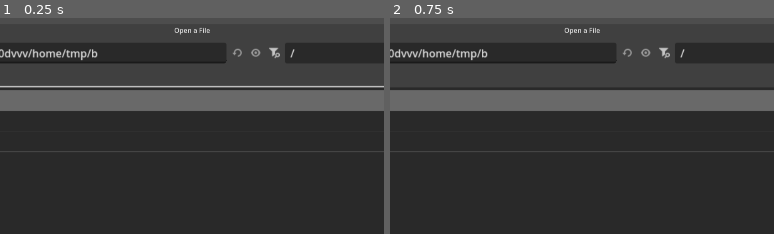
Above: before the commit, frames 1-2 (left to right).
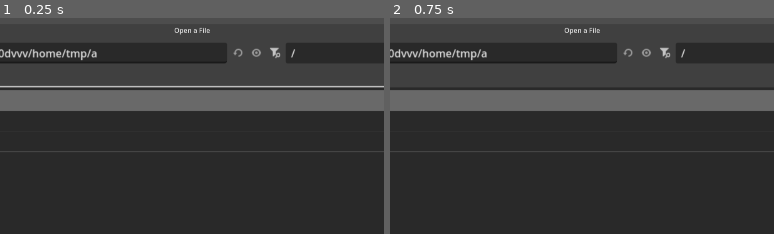
Above: after the commit, the same moments.

Repository: sirseagull69/PokemonSoulSilver-HD
Game: Godot game, scene res://main.tscn
Two runs of this game, one before a commit and one after it. Both use one fixed random seed, a clock stepped at 60 frames per second and the inputs below.
Inputs (mouse positions are % of the whole screen's width and height, from its top left):
- Up to frame 1 (0.25 s): no input
- Up to frame 2 (0.75 s): click (34, 87) at 0.52 s; type "12" at 0.6 s
The pictures show only the part of the screen within x 27-77%, y 0-50%; the shares and areas given below are measured in that part.

The runs differ from the first frame. In frame 1, 0.2% of the frame differs, in the area x 23-77%, y 13-21%; in frame 2, 0.2%.

Commit message:
0.4: Wetter-Kombinationen, Gewitter, Sturm, Bodennebel, Pfützen
Co-Authored-By: Claude Opus 5.5 <noreply@anthropic.com>
Claude-Session: https://claude.ai/code/session_01FfpmogJasVcYYCnjjh3x2Q

Diff:
--- a/engine/world/atmosphere.gd
+++ b/engine/world/atmosphere.gd
@@ -1,23 +1,45 @@
 class_name Atmosphere
 extends Node3D
 ## Tageszeit, Wetter und Licht-Stimmung in einem Knoten.
+## Wetter = Mischung aus Wolken, Regen, Nebel, Wind, Gewitter und Wärme.
 ## Alles wird weich überblendet; es gibt nur EINE WorldEnvironment.
 
-enum Wetter { KLAR, WOLKIG, REGEN, NEBEL }
-const WETTER_NAMEN := ["Klar", "Wolkig", "Regen", "Nebel"]
+# Wolken, Regen, Nebel, Wind, Gewitter, Wärme (0..1)
+const PRESETS := [
+	["Sonnig",            [0.05, 0.0, 0.0, 0.2, 0.0, 1.0]],
+	["Klar",              [0.2, 0.0, 0.0, 0.3, 0.0, 0.5]],
+	["Wolkig",            [0.7, 0.0, 0.1, 0.5, 0.0, 0.0]],
+	["Nebel",             [0.5, 0.0, 1.0, 0.1, 0.0, 0.0]],
+	["Nebel + Niesel",    [0.8, 0.35, 0.8, 0.2, 0.0, 0.0]],
+	["Regen",             [0.9, 0.75, 0.25, 0.6, 0.0, 0.0]],
+	["Gewitter",          [1.0, 1.0, 0.3, 0.85, 1.0, 0.0]],
+	["Sturm",             [0.85, 0.5, 0.15, 1.0, 0.3, 0.0]],
+]
 
 var time_of_day := 13.0          # 0..24
 var _target_time := 13.0
-var wetter := Wetter.KLAR
+var preset := 1
 var effects := true
-var _w := [1.0, 0.0, 0.0, 0.0]   # aktuelle Wetter-Gewichte (weich)
+# aktuelle (weich laufende) Werte
+var clouds := 0.2
+var rain := 0.0
+var fog := 0.0
+var wind := 0.3
+var storm := 0.0
+var warmth := 0.5
+var wetness := 0.0               # sammelt sich bei Regen, trocknet danach
 
 var env := Environment.new()
 var _we := WorldEnvironment.new()
 var sun := DirectionalLight3D.new()
 var _clouds := Decal.new()
+var _puddles := Decal.new()
 var _rain := GPUParticles3D.new()
+var _rain_pm := ParticleProcessMaterial.new()
 var _lamps: Array[OmniLight3D] = []
+var _flash := 0.0
+var _next_flash := 4.0
+var _cloud_off := Vector2.ZERO
 var follow: Node3D               # Regen folgt diesem Knoten (Kamera-Fokus)
 
 
@@ -31,8 +53,9 @@
 	add_child(sun)
 	_setup_env()
 	_setup_clouds()
+	_setup_puddles()
 	_setup_rain()
-	_apply(1.0)
+	_apply(0.0)
 
 
 func _setup_env() -> void:
@@ -50,50 +73,84 @@
 	env.glow_hdr_threshold = 0.95
 	env.adjustment_enabled = true
 	env.fog_enabled = true
-	# Volumetrischer Nebel = sichtbare Sonnenstrahlen zwischen Bäumen und Häusern
+	env.fog_height = 1.5             # Bodennebel unterhalb dieser Höhe dichter
 	env.volumetric_fog_enabled = true
-	env.volumetric_fog_density = 0.012
 	env.volumetric_fog_length = 48.0
 	env.volumetric_fog_detail_spread = 2.0
-	env.volumetric_fog_ambient_inject = 0.15
+	env.volumetric_fog_ambient_inject = 0.25
 	env.volumetric_fog_anisotropy = 0.6
-
-
-## Wandernde Wolkenschatten: großes Decal mit Rauschen, das langsam driftet.
-func _setup_clouds() -> void:
+	env.ssr_max_steps = 48
+	env.ssr_fade_in = 0.1
+	env.ssr_fade_out = 1.5
+
+
+static func _noise_tex(freq: float, a: float, b: float, alpha_max: float, size := 512) -> NoiseTexture2D:
 	var noise := FastNoiseLite.new()
 	noise.noise_type = FastNoiseLite.TYPE_SIMPLEX_SMOOTH
-	noise.frequency = 0.006
+	noise.frequency = freq
 	noise.fractal_octaves = 4
 	var grad := Gradient.new()
 	grad.set_color(0, Color(0, 0, 0, 0))
-	grad.set_color(1, Color(0, 0, 0, 1))
-	grad.add_point(0.45, Color(0, 0, 0, 0))
-	grad.add_point(0.62, Color(0, 0, 0, 0.85))
+	grad.set_color(1, Color(0, 0, 0, alpha_max))
+	grad.add_point(a, Color(0, 0, 0, 0))
+	grad.add_point(b, Color(0, 0, 0, alpha_max))
 	var tex := NoiseTexture2D.new()
-	tex.width = 512
-	tex.height = 512
+	tex.width = size
+	tex.height = size
 	tex.seamless = true
 	tex.noise = noise
 	tex.color_ramp = grad
-	_clouds.texture_albedo = tex
+	return tex
+
+
+## Wandernde Wolkenschatten.
+func _setup_clouds() -> void:
+	_clouds.texture_albedo = _noise_tex(0.006, 0.45, 0.62, 0.85)
 	_clouds.size = Vector3(220, 80, 220)
 	_clouds.position = Vector3(0, 20, 0)
-	_clouds.albedo_mix = 1.0
 	_clouds.upper_fade = 0.0
 	_clouds.lower_fade = 0.0
 	add_child(_clouds)
 
 
+## Pfützen: dunkle, glatte Flecken, die bei Nässe auftauchen und spiegeln (SSR).
+func _setup_puddles() -> void:
+	var mask := _noise_tex(0.02, 0.58, 0.66, 0.55, 512)
+	# ORM: R=AO, G=Rauheit, B=Metall – glatt in den Pfützen
+	var orm_noise := FastNoiseLite.new()
+	orm_noise.noise_type = FastNoiseLite.TYPE_SIMPLEX_SMOOTH
+	orm_noise.frequency = 0.02
+	orm_noise.fractal_octaves = 4
+	var og := Gradient.new()
+	og.set_color(0, Color(1, 0.9, 0, 0))
+	og.set_color(1, Color(1, 0.02, 0, 1))
+	og.add_point(0.55, Color(1, 0.6, 0, 0.6))
+	og.add_point(0.62, Color(1, 0.02, 0, 1))
+	var orm := NoiseTexture2D.new()
+	orm.width = 512
+	orm.height = 512
+	orm.seamless = true
+	orm.noise = orm_noise
+	orm.color_ramp = og
+	_puddles.texture_albedo = mask
+	_puddles.texture_orm = orm
+	_puddles.size = Vector3(110, 30, 110)
+	_puddles.position = Vector3(0, 8, 0)
+	_puddles.upper_fade = 0.0
+	_puddles.lower_fade = 0.0
+	_puddles.normal_fade = 0.6       # nur auf flachem Boden, nicht an Wänden
+	_puddles.albedo_mix = 0.6
+	add_child(_puddles)
+
+
 func _setup_rain() -> void:
-	var pm := ParticleProcessMaterial.new()
-	pm.emission_shape = ParticleProcessMaterial.EMISSION_SHAPE_BOX
-	pm.emission_box_extents = Vector3(30, 0.5, 30)
-	pm.direction = Vector3(0.15, -1, 0.05)
-	pm.spread = 3.0
-	pm.initial_velocity_min = 28.0
-	pm.initial_velocity_max = 34.0
-	pm.gravity = Vector3(0, -20, 0)
+	_rain_pm.emission_shape = ParticleProcessMaterial.EMISSION_SHAPE_BOX
+	_rain_pm.emission_box_extents = Vector3(30, 0.5, 30)
+	_rain_pm.direction = Vector3(0.15, -1, 0.05)
+	_rain_pm.spread = 3.0
+	_rain_pm.initial_velocity_min = 28.0
+	_rain_pm.initial_velocity_max = 34.0
+	_rain_pm.gravity = Vector3(0, -20, 0)
 	var drop := QuadMesh.new()
 	drop.size = Vector2(0.03, 0.7)
 	var dm := StandardMaterial3D.new()
@@ -103,16 +160,16 @@
 	dm.billboard_mode = BaseMaterial3D.BILLBOARD_FIXED_Y
 	drop.material = dm
 	_rain.draw_pass_1 = drop
-	_rain.process_material = pm
-	_rain.amount = 3500
+	_rain.process_material = _rain_pm
+	_rain.amount = 5000
 	_rain.lifetime = 1.2
-	_rain.visibility_aabb = AABB(Vector3(-35, -40, -35), Vector3(70, 45, 70))
+	_rain.visibility_aabb = AABB(Vector3(-40, -40, -40), Vector3(80, 45, 80))
 	_rain.position = Vector3(0, 22, 0)
 	_rain.emitting = false
 	add_child(_rain)
 
 
-## Warme Lichter vor den Gebäuden, nur nachts. Positionen aus den geladenen Gebäuden.
+## Warme Lichter vor den Gebäuden, nur nachts / bei Schlechtwetter.
 func add_lamps_for(town: Node3D) -> void:
 	for c in town.get_children():
 		var mi := c as MeshInstance3D
@@ -120,12 +177,11 @@
 			continue
 		var bb := mi.mesh.get_aabb()
 		if bb.size.x < 3.0 or bb.size.y < 2.0:
-			continue   # nur Häuser, keine Zäune/Schilder
+			continue
 		var l := OmniLight3D.new()
 		l.light_color = Color(1.0, 0.72, 0.4)
 		l.omni_range = 5.5
 		l.light_energy = 0.0
-		l.shadow_enabled = false
 		l.position = mi.position + Vector3(bb.get_center().x, bb.position.y + 1.4, bb.end.z + 0.6)
 		town.add_child(l)
 		_lamps.append(l)
@@ -140,8 +196,12 @@
 
 
 func next_weather() -> String:
-	wetter = (wetter + 1) % 4
-	return WETTER_NAMEN[wetter]
+	preset = (preset + 1) % PRESETS.size()
+	return PRESETS[preset][0]
+
+
+func weather_name() -> String:
+	return PRESETS[preset][0]
 
 
 func set_effects(on: bool) -> void:
@@ -152,58 +212,85 @@
 	env.volumetric_fog_enabled = on
 	sun.shadow_enabled = on
 	_clouds.visible = on
+	_puddles.visible = on
 
 
 func _process(delta: float) -> void:
-	# Zeit weich zum Ziel laufen lassen (~3 s für einen Wechsel)
 	var d := _target_time - time_of_day
 	time_of_day += clamp(d, -delta * 3.0, delta * 3.0)
-	for i in 4:
-		_w[i] = move_toward(_w[i], 1.0 if i == wetter else 0.0, delta * 0.6)
+	var p: Array = PRESETS[preset][1]
+	var k := delta * 0.5
+	clouds = move_toward(clouds, p[0], k)
+	rain = move_toward(rain, p[1], k)
+	fog = move_toward(fog, p[2], k * 0.7)
+	wind = move_toward(wind, p[3], k)
+	storm = move_toward(storm, p[4], k)
+	warmth = move_toward(warmth, p[5], k)
+	# Nässe: steigt bei Regen (~10 s bis nass), trocknet langsam (~1 min)
+	if rain > 0.1:
+		wetness = min(wetness + delta * rain * 0.12, 1.0)
+	else:
+		wetness = max(wetness - delta * 0.018, 0.0)
+	# Blitze
+	_flash = max(_flash - delta * 6.0, 0.0)
+	if storm > 0.5 and effects:
+		_next_flash -= delta
+		if _next_flash <= 0.0:
+			_flash = 1.0
+			_next_flash = randf_range(2.5, 9.0)
+		elif _next_flash < 0.12 and _next_flash > 0.05:
+			_flash = max(_flash, 0.6)   # Doppelblitz
 	if follow:
 		_rain.global_position = follow.global_position + Vector3(0, 22, 0)
-	_clouds.position.x = fmod(_clouds.position.x + delta * 1.4, 220.0)
-	_clouds.position.z = fmod(_clouds.position.z + delta * 0.6, 220.0)
+	_cloud_off += Vector2(1.4, 0.6) * (0.5 + wind * 3.0) * delta
+	_clouds.position.x = fmod(_cloud_off.x, 220.0)
+	_clouds.position.z = fmod(_cloud_off.y, 220.0)
 	_apply(delta)
 
 
 func _apply(_delta: float) -> void:
-	# Tageslicht 0 (Nacht) .. 1 (Mittag), mit Dämmerung
 	var t := time_of_day
 	var daylight: float = clamp(sin((t - 6.0) / 12.0 * PI), 0.0, 1.0)
-	var dusk: float = clamp(1.0 - abs(daylight - 0.25) * 4.0, 0.0, 1.0)   # Abend-/Morgenrot
+	var dusk: float = clamp(1.0 - abs(daylight - 0.25) * 4.0, 0.0, 1.0)
 	var night := 1.0 - daylight
-
-	var wolkig: float = _w[1]
-	var regen: float = _w[2]
-	var nebel: float = _w[3]
-	var grau: float = clamp(wolkig * 0.5 + regen * 0.9 + nebel * 0.6, 0.0, 1.0)
-
-	# Sonne: Winkel folgt der Uhrzeit, nachts Mondlicht
+	var grau: float = clamp(clouds * 0.45 + rain * 0.5 + fog * 0.4 + storm * 0.3, 0.0, 1.0)
+
 	var elev: float = lerp(8.0, 58.0, daylight)
 	sun.rotation_degrees = Vector3(-elev, -35.0 + (t - 12.0) * 6.0, 0)
-	var sun_day := Color(1.0, 0.94, 0.82).lerp(Color(1.0, 0.62, 0.38), dusk)
-	var sun_col := sun_day.lerp(Color(0.55, 0.65, 1.0), night)
-	sun.light_color = sun_col.lerp(Color(0.8, 0.82, 0.88), grau)
-	sun.light_energy = lerp(0.22, 1.3, daylight) * (1.0 - grau * 0.65)
-
-	var sky_day := Color(0.55, 0.72, 0.95).lerp(Color(0.95, 0.6, 0.45), dusk * 0.7)
-	var sky := sky_day.lerp(Color(0.04, 0.06, 0.14), night).lerp(Color(0.5, 0.53, 0.58) * (0.3 + daylight * 0.7), grau)
+	var sun_day := Color(1.0, 0.94, 0.82).lerp(Color(1.0, 0.86, 0.6), warmth * 0.5).lerp(Color(1.0, 0.62, 0.38), dusk)
+	var sun_col := sun_day.lerp(Color(0.55, 0.65, 1.0), night).lerp(Color(0.8, 0.82, 0.88), grau)
+	sun.light_color = sun_col.lerp(Color(0.85, 0.9, 1.0), _flash)
+	sun.light_energy = lerp(0.22, 1.3 + warmth * 0.25, daylight) * (1.0 - grau * 0.7) + _flash * 4.0
+
+	var sky_day := Color(0.55, 0.72, 0.95).lerp(Color(0.48, 0.7, 1.0), warmth * 0.4).lerp(Color(0.95, 0.6, 0.45), dusk * 0.7)
+	var storm_sky := Color(0.32, 0.34, 0.4).lerp(Color(0.2, 0.21, 0.26), storm)
+	var sky := sky_day.lerp(Color(0.04, 0.06, 0.14), night).lerp(storm_sky * (0.35 + daylight * 0.65), grau)
+	sky = sky.lerp(Color(0.8, 0.85, 1.0), _flash * 0.7)
 	env.background_color = sky
-	env.ambient_light_color = Color(0.75, 0.8, 0.95).lerp(Color(0.25, 0.3, 0.55), night).lerp(Color(0.7, 0.72, 0.76), grau)
-	env.ambient_light_energy = lerp(0.35, 0.55, daylight) + grau * 0.15
-	env.adjustment_saturation = lerp(1.15, 0.85, grau)
-	env.adjustment_contrast = lerp(1.06, 0.98, grau)
-
-	env.fog_light_color = sky
-	env.fog_density = 0.004 + nebel * 0.03 + regen * 0.01
-	env.volumetric_fog_density = 0.012 + nebel * 0.03 + regen * 0.01
+	env.ambient_light_color = Color(0.75, 0.8, 0.95).lerp(Color(0.25, 0.3, 0.55), night).lerp(Color(0.68, 0.7, 0.75), grau)
+	env.ambient_light_energy = lerp(0.35, 0.55, daylight) + grau * 0.15 + _flash * 1.5
+	env.adjustment_saturation = lerp(1.15 + warmth * 0.08, 0.8, grau)
+	env.adjustment_contrast = lerp(1.06, 0.97, grau)
+
+	# Nebel: Fern-Nebel + dichter Bodennebel + volumetrisch (Lichtstrahlen)
+	env.fog_light_color = sky.lerp(Color(0.8, 0.82, 0.86), fog * 0.5)
+	env.fog_density = 0.003 + fog * 0.055 + rain * 0.012
+	env.fog_height_density = fog * 0.9
+	env.fog_aerial_perspective = 0.3
+	env.volumetric_fog_density = 0.01 + fog * 0.06 + rain * 0.012
 	env.volumetric_fog_albedo = Color(0.9, 0.92, 1.0)
 
-	_clouds.modulate = Color(1, 1, 1, clamp(0.18 + wolkig * 0.45 + regen * 0.3, 0.0, 0.75) * daylight)
-	_rain.emitting = regen > 0.3 and effects
-	_rain.amount_ratio = clamp(regen, 0.05, 1.0)
-
-	var lamp_e: float = clamp(night * 1.6 + grau * 0.4, 0.0, 1.6)
+	_clouds.modulate = Color(1, 1, 1, clamp(0.1 + clouds * 0.6, 0.0, 0.8) * daylight)
+
+	# Regen: Menge, Schräglage durch Wind
+	_rain.emitting = rain > 0.15 and effects
+	_rain.amount_ratio = clamp(rain, 0.05, 1.0)
+	_rain_pm.direction = Vector3(0.15 + wind * 0.9, -1, 0.05 + wind * 0.3)
+
+	# Pfützen + spiegelnder Boden
+	_puddles.modulate = Color(1, 1, 1, wetness)
+	env.ssr_enabled = effects and wetness > 0.15
+
+	var lamp_e: float = clamp(night * 1.6 + grau * 0.5, 0.0, 1.6)
 	for l in _lamps:
 		l.light_energy = lamp_e
--- a/engine/world/details.gd
+++ b/engine/world/details.gd
@@ -292,7 +292,7 @@
 	_leaves = GPUParticles3D.new()
 	_leaves.draw_pass_1 = leaf
 	_leaves.process_material = pm
-	_leaves.amount = 60
+	_leaves.amount = 160
 	_leaves.lifetime = 9.0
 	_leaves.preprocess = 9.0
 	_leaves.visibility_aabb = AABB(Vector3(-60, -10, -60), Vector3(120, 30, 120))
@@ -307,8 +307,11 @@
 	if follow:
 		_pollen.global_position = follow.global_position + Vector3(0, 1.5, 0)
 		_flies.global_position = follow.global_position + Vector3(0, 0.8, 0)
-	_pollen.emitting = on and day > 0.3 and atmo.wetter != Atmosphere.Wetter.REGEN
-	_flies.emitting = on and day < 0.15 and atmo.wetter != Atmosphere.Wetter.REGEN
+	_pollen.emitting = on and day > 0.3 and atmo.rain < 0.2 and atmo.fog < 0.6
+	_flies.emitting = on and day < 0.15 and atmo.rain < 0.2
 	_leaves.emitting = on
-	var wind := 1.0 + (1.5 if atmo.wetter == Atmosphere.Wetter.REGEN else 0.0)
-	_grass_mat.set_shader_parameter("wind", wind)
+	# Wind treibt Gras und Blätter; bei Sturm deutlich mehr
+	_grass_mat.set_shader_parameter("wind", 0.6 + atmo.wind * 2.4)
+	var lpm := _leaves.process_material as ParticleProcessMaterial
+	lpm.gravity = Vector3(0.3 + atmo.wind * 4.0, -0.35, 0.1 + atmo.wind * 1.2)
+	_leaves.amount_ratio = clamp(0.3 + atmo.wind, 0.0, 1.0)
Not shown, changed: engine/export_presets.cfg
